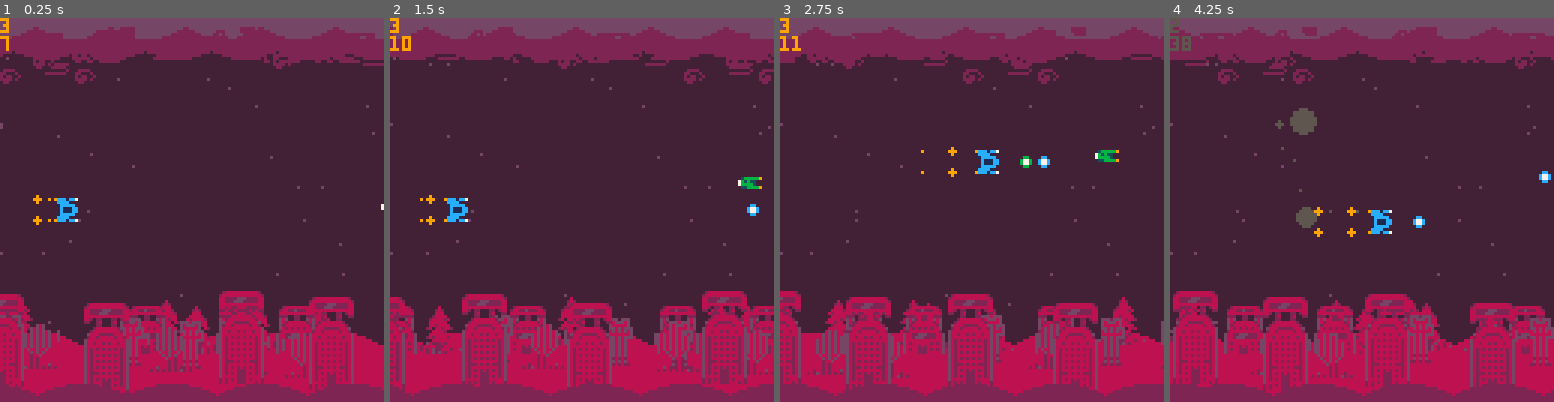
Above: before the commit, frames 1-4 (left to right).
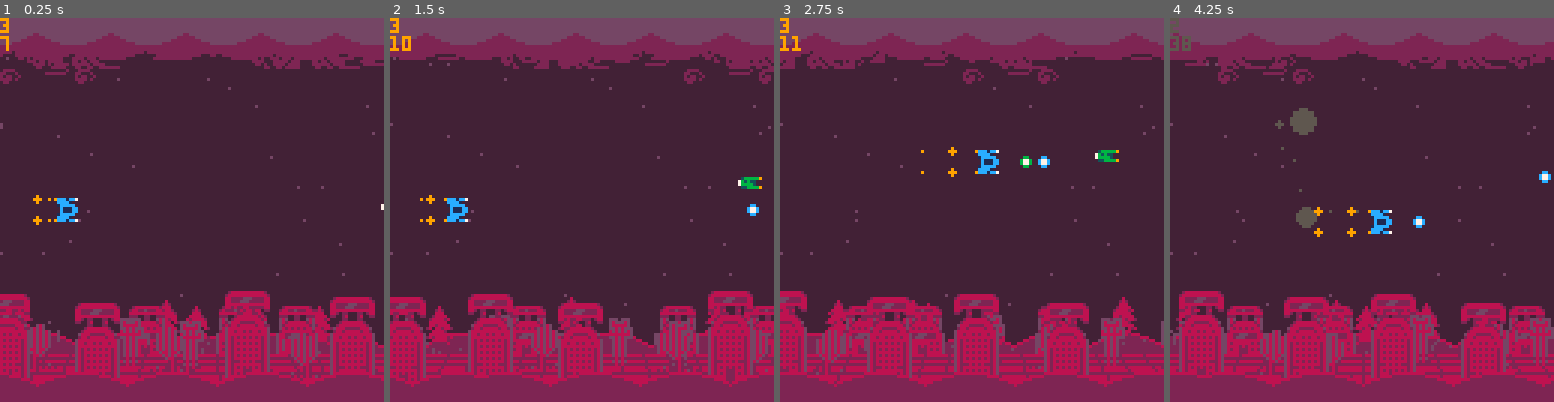
Above: after the commit, the same moments.

Repository: Sarah-Duck/toxic-invaders
Game: PICO-8 cartridge music.p8
The game is run twice, just before and just after one commit, with the same random seed, the same clock (stepped at 60 frames per second) and the same inputs.
Inputs:
- Up to frame 1 (0.25 s): no input
- Up to frame 2 (1.5 s): tap O (Z key) at 0.7 s
- Up to frame 3 (2.75 s): hold Right 1.6-2.1 s; tap O (Z key) at 1.7, 2.1, 2.5 s; hold Up 2.15-2.42 s; hold Right from 2.47 s (still down)
- Up to frame 4 (4.25 s): tap O (Z key) every 0.4 s from 2.9 to 4.1 s; release Right at 3.03 s; hold Left 3.08-3.58 s; hold Down 3.63-3.97 s; hold Right from 4.02 s (still down)

The runs differ from the first frame. In frame 1, 12% of the frame differs, in the area x 0-100%, y 2-99%; in frame 2, 11%; in frame 3, 12%; in frame 4, 12%.

Commit message:
updated BG.lua

Diff:
--- a/background.lua
+++ b/background.lua
@@ -3,6 +3,12 @@
 function scrollingcircles(y, speed, spacing, radius, color)
     for i = 1, 256, spacing do
         circfill((i-(t()*speed))%256-radius*2, y, radius, color)
+    end
+end
+
+function scrollingcirclelines(y, speed, spacing, radius, color)
+    for i = 1, 256, spacing do
+        circ((i-(t()*speed))%256-radius*2, y, radius, color)
     end
 end
 
@@ -54,9 +60,8 @@
     palt(0,true)
 
     --clouds
+    -- scrollingcircles(-7, 24, 22, 22, 4)
     scrollingcircles(-9, 24, 22, 22, 2)
-    scrollingcircles(-14, 40, 25, 20, 4)
-    --sprites
     --small clouds
     scrollingsprite(198, 20, 10, 1, 1, 28)
     scrollingsprite(236, 60, 10, 1, 1, 28)
@@ -66,21 +71,32 @@
     scrollingsprite(198, 145, 15, 1, 1, 30)
     scrollingsprite(236, 160, 15, 1, 1, 30)
     scrollingsprite(198, 170, 15, 1, 1, 30)
-
     --large clouds
-    scrollingsprite(249, 40, 3, 2, 1, 35)
-    scrollingsprite(249, 80, 3, 2, 1, 35)
-    scrollingsprite(233, 120, 5, 2, 1, 36)
-    scrollingsprite(233, 160, 5, 2, 1, 36)
-    scrollingsprite(249, 180, 7, 2, 1, 38)
-    scrollingsprite(233, 240, 7, 2, 1, 38)
-    scrollingsprite(249, 260, 7, 2, 1, 38)
+    scrollingsprite(249, 40, 5, 2, 1, 35)
+    scrollingsprite(249, 80, 5, 2, 1, 35)
+    scrollingsprite(233, 120, 7, 2, 1, 36)
+    scrollingsprite(233, 160, 7, 2, 1, 36)
+    scrollingsprite(249, 180, 9, 2, 1, 38)
+    scrollingsprite(233, 240, 9, 2, 1, 38)
+    scrollingsprite(249, 260, 9, 2, 1, 38)
+    --fg clouds
+    scrollingcircles(-11, 40, 25, 20, 2)
+    scrollingcircles(-12, 40, 25, 20, 4)
 
 
     camera((sin(shake+t())*shake)/2, (sin(shake+t()/2.1)*shake)/2)
     --landscape
-    scrollingcircles(125, 72, 25, 20, 8)
-    --scrolling sprites
+    scrollingcirclelines(125, 72, 25, 20, 8)
+    scrollingcircles(126, 72, 25, 20, 2)
+    --landscape lines
+    line(0, 112, 128, 112, 8)
+    line(0, 114, 128, 114, 8)
+    line(0, 116, 128, 116, 8)
+    line(0, 117, 128, 117, 8)
+    rectfill(0,119,128,128,8)
+    for i = 1, 32, 1 do
+        line(((-t()+i*2.5)*80)%128, 111, ((-t()+i*2.5)*80)%128*1.2-12.8, 125, 2)
+    end
     --pine trees
     scrollingsprite(231,20,77+16,2,2,72,true)
     scrollingsprite(231,70,78+16,2,2,72)
@@ -103,12 +119,12 @@
     scrollingsprite(228,100,87+16,2,2,84)
     scrollingsprite(228,120,88+16,2,2,84,true)
     --large buildings (front)
-    scrollingsprite(192,55,94,2,4,90)
-    scrollingsprite(192,20,91,2,4,90)
-    scrollingsprite(192,100,90,2,4,90)
-    scrollingsprite(192,130,92,2,4,90)
-
+    scrollingsprite(192,52,94,2,4,90)
+    scrollingsprite(192,22,91,2,4,90)
+    scrollingsprite(192,102,90,2,4,90)
+    scrollingsprite(192,137,92,2,4,90)
 
     camera(sin(shake+t())*shake, sin(shake+t()/2.1)*shake)
-    scrollingcircles(154, 100, 30, 32, 2)
+    scrollingcirclelines(150, 100, 30, 32, 8)
+    scrollingcircles(151, 100, 30, 32, 2)
 end
